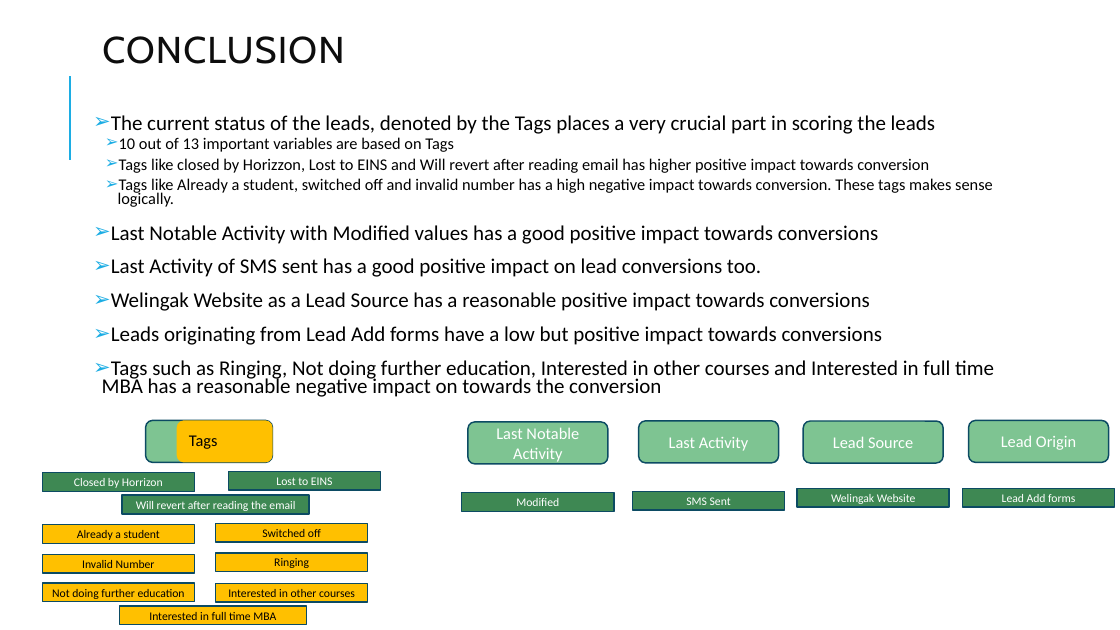
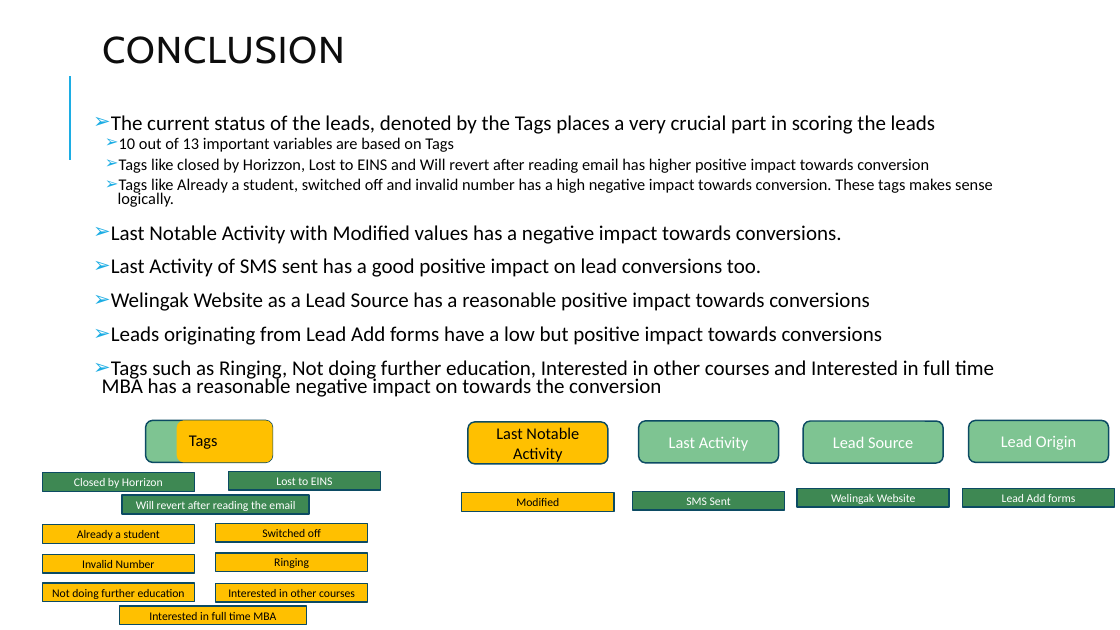
Before and after one commit to zaskap/upgrad_lead_scoring_assignment, a slide deck: slide 31 of Lead Scoring Assignment.pptx. Drawn at 1120x630 pixels with LibreOffice and Linux fonts; fonts in the diff are those of the drawing. Boxes give left, top, right and bottom in pixels: in the first picture for what was removed or moved away, otherwise in the second. Text is boxed around its words. In the diff, an @@ line names an element or a change of style, - is before the commit and + after.

```diff
--- a/Lead Scoring Assignment.pptx
+++ b/Lead Scoring Assignment.pptx
@@ text at (111,225,842,244): text changed @@
-➢ Last Notable Activity with Modified values has a good positive impact towards conversions
+➢ Last Notable Activity with Modified values has a negative impact towards conversions.
@@ rounded rectangle "Last Notable Activity" at (468,422,608,464): text colour #FFFFFF to #000000; fill #7EC492 to #FFC000 @@
@@ rectangle "Modified" at (462,493,614,512): text colour #FFFFFF to #000000; fill #3E8853 to #FFC000 @@
```
Also in this commit, not shown: 2 other slides changed, 1 other file.
